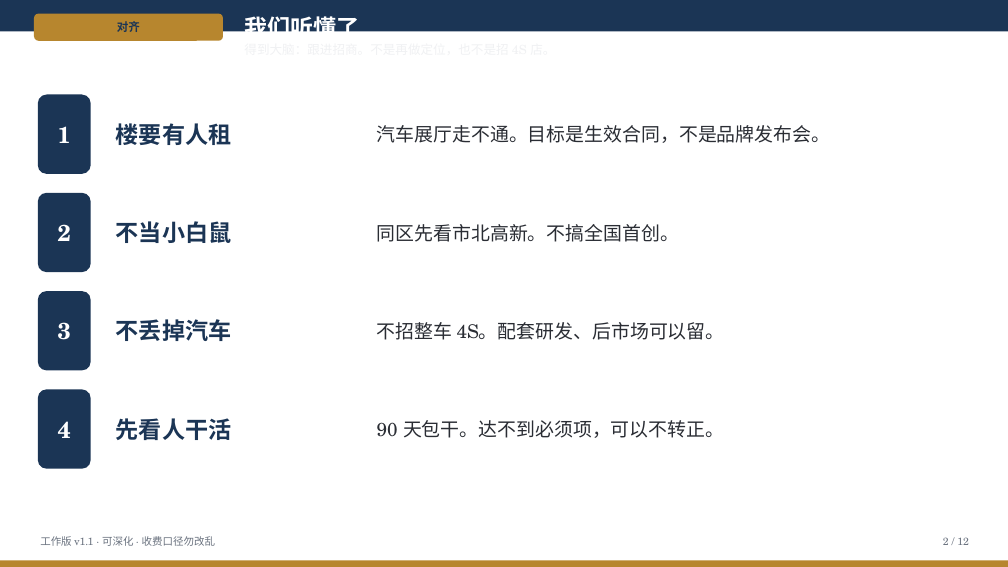
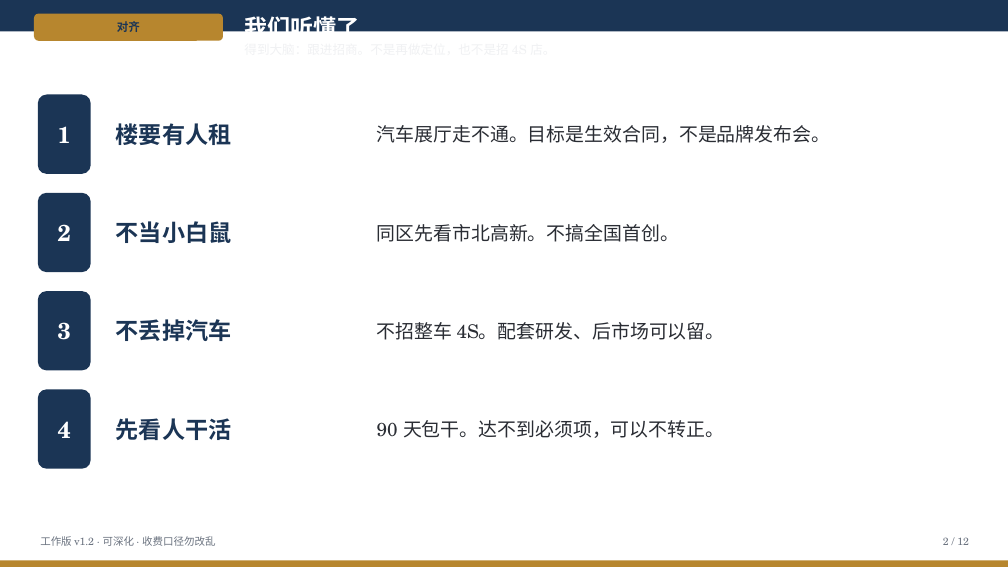
Before and after one commit to hujigang2010-maker/AIDEN, a slide deck: slide 2 of docs/advisory/deck/冠松01楼-招商合作-工作版.pptx. Drawn at 1008x567 pixels with LibreOffice and Linux fonts; fonts in the diff are those of the drawing. Boxes give left, top, right and bottom in pixels: in the first picture for what was removed or moved away, otherwise in the second. Text is boxed around its words. In the diff, an @@ line names an element or a change of style, - is before the commit and + after.

```diff
--- a/docs/advisory/deck/冠松01楼-招商合作-工作版.pptx
+++ b/docs/advisory/deck/冠松01楼-招商合作-工作版.pptx
@@ text at [40, 536, 215, 546]: text changed @@
-工作版 v1.1 · 可深化 · 收费口径勿改乱
+工作版 v1.2 · 可深化 · 收费口径勿改乱
```
Also in this commit, not shown: 11 other slides changed, 11 other files.
